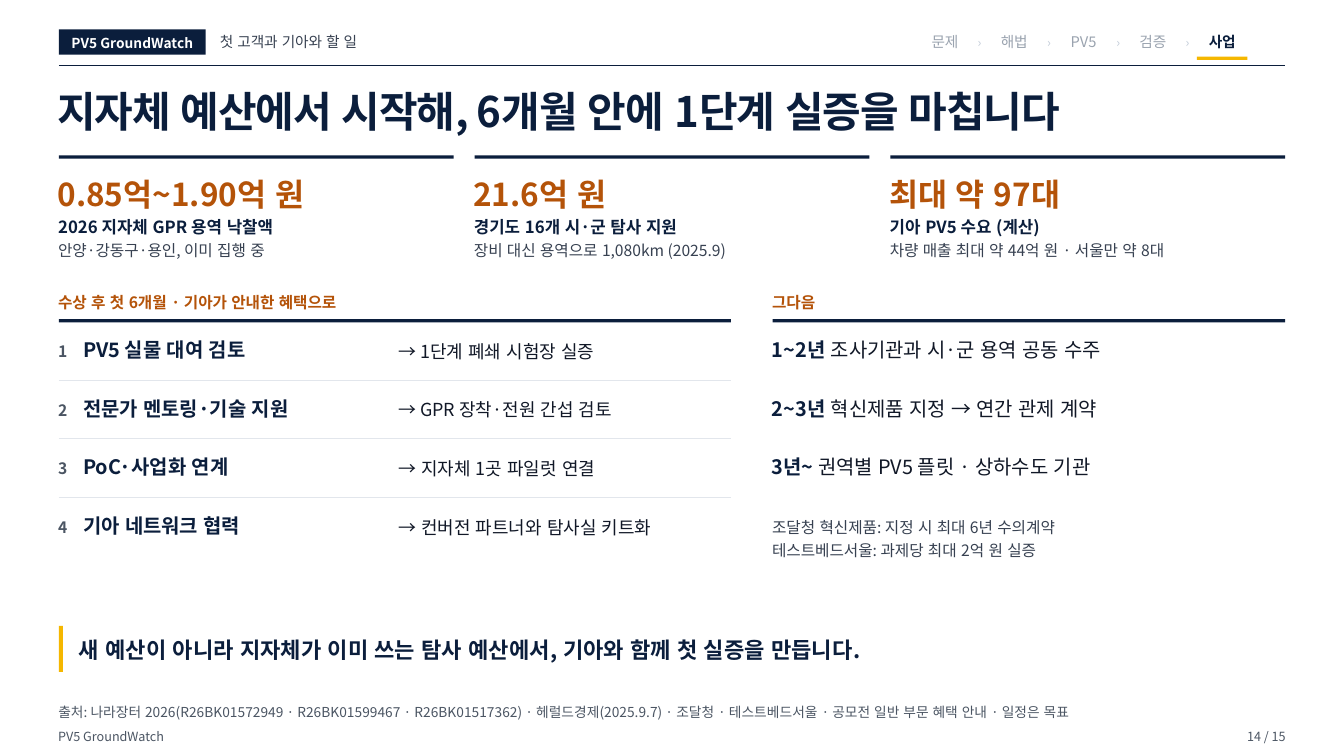
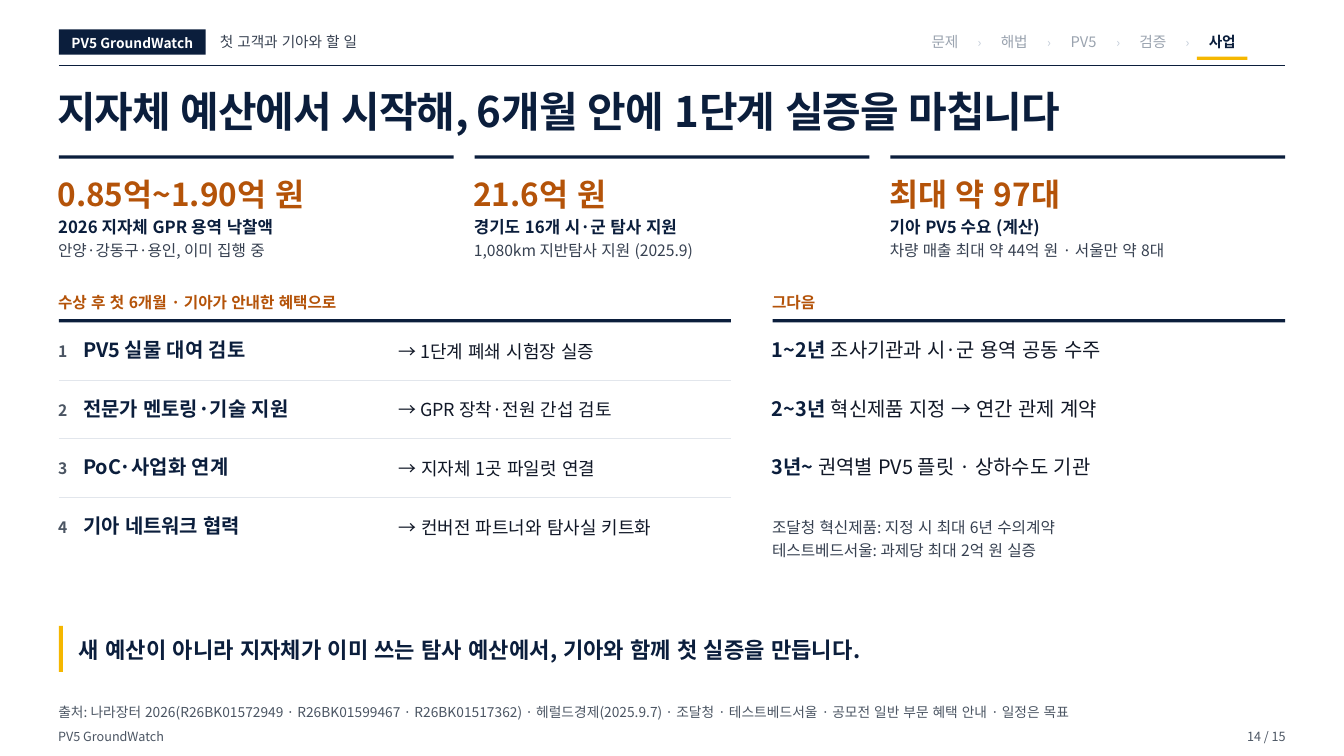
Before and after one commit to woojin-choe/pv5-hose-lab, a slide deck: slide 14 of ppt_all/PV5_GroundWatch_10_23.pptx. Drawn at 1344x756 pixels with LibreOffice and Linux fonts; fonts in the diff are those of the drawing. Boxes give left, top, right and bottom in pixels: in the first picture for what was removed or moved away, otherwise in the second. Text is boxed around its words. In the diff, an @@ line names an element or a change of style, - is before the commit and + after.

```diff
--- a/ppt_all/PV5_GroundWatch_10_23.pptx
+++ b/ppt_all/PV5_GroundWatch_10_23.pptx
@@ text at bbox=[474, 243, 693, 259]: text changed @@
-장비 대신 용역으로 1,080km (2025.9)
+1,080km 지반탐사 지원 (2025.9)
```
Also in this commit, not shown: 4 other slides changed, 10 other files.
